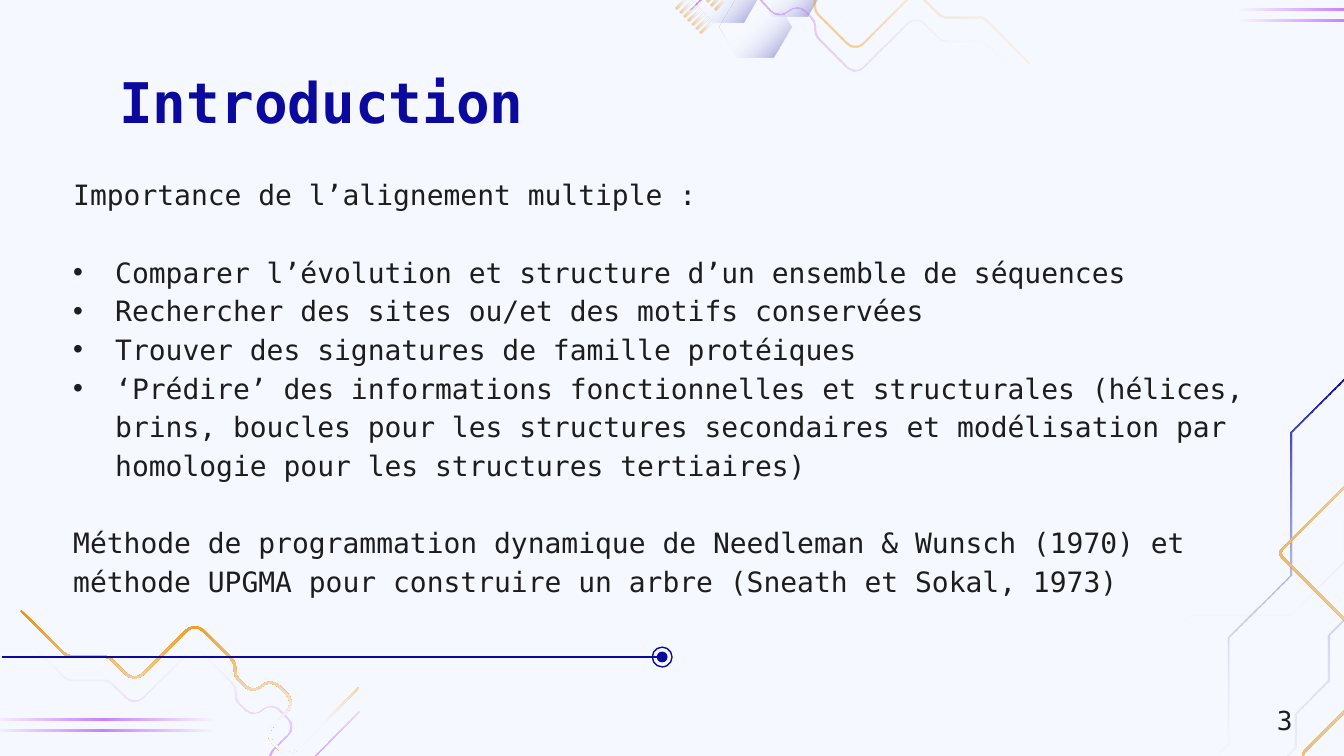
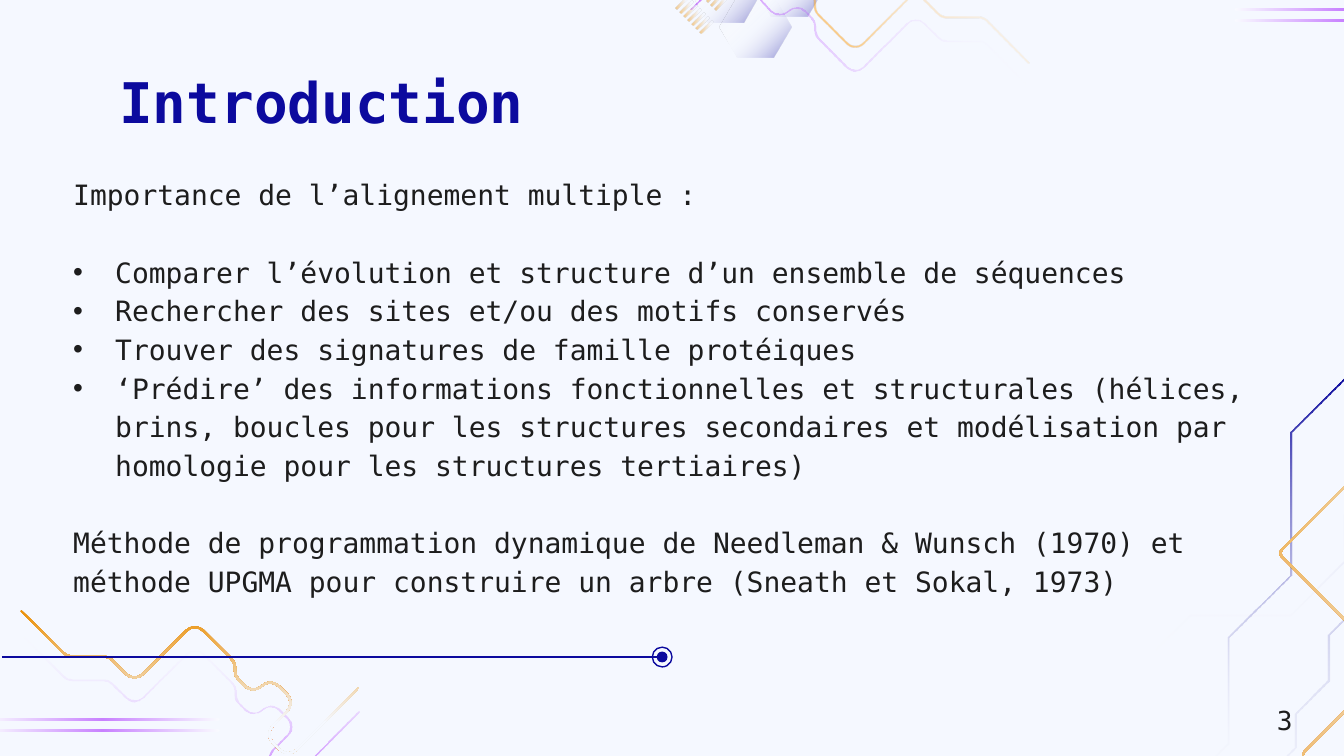
Before and after one commit to InLe074/LEBIB_Ines_Projet_Clustal_M2BI, a slide deck: slide 3 of Presentation_Projet_Clustal.pptx. Drawn at 1344x756 pixels with LibreOffice and Linux fonts; fonts in the diff are those of the drawing; background and template pictures are left out. Boxes give left, top, right and bottom in pixels: in the first picture for what was removed or moved away, otherwise in the second. Text is boxed around its words. In the diff, an @@ line names an element or a change of style, - is before the commit and + after.

```diff
--- a/Presentation_Projet_Clustal.pptx
+++ b/Presentation_Projet_Clustal.pptx
@@ subtitle at (115,299,907,324): text changed @@
-• Rechercher des sites ou/et des motifs conservées
+• Rechercher des sites et/ou des motifs conservés
```
Also in this commit, not shown: 3 other slides changed.
